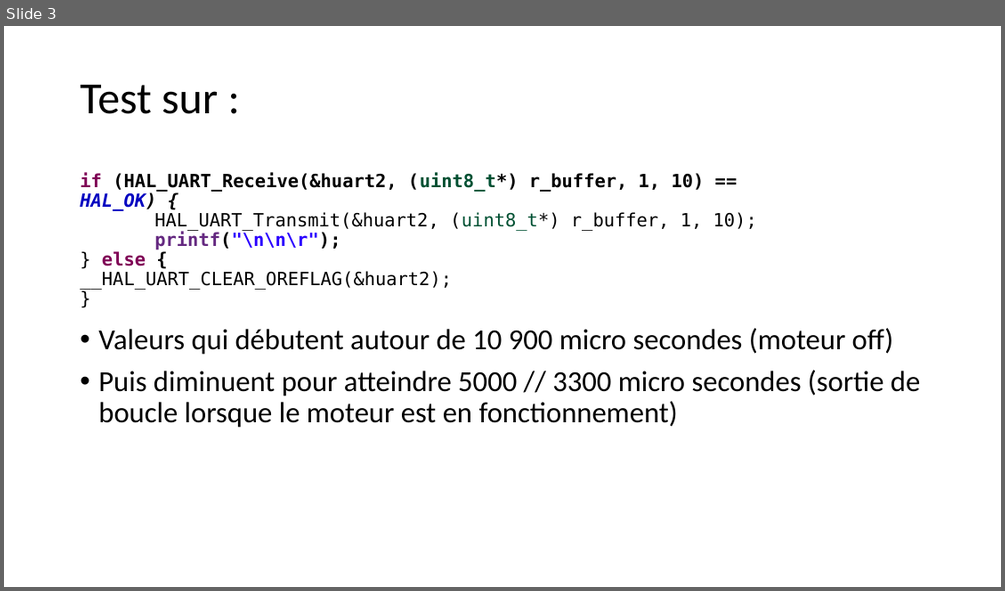
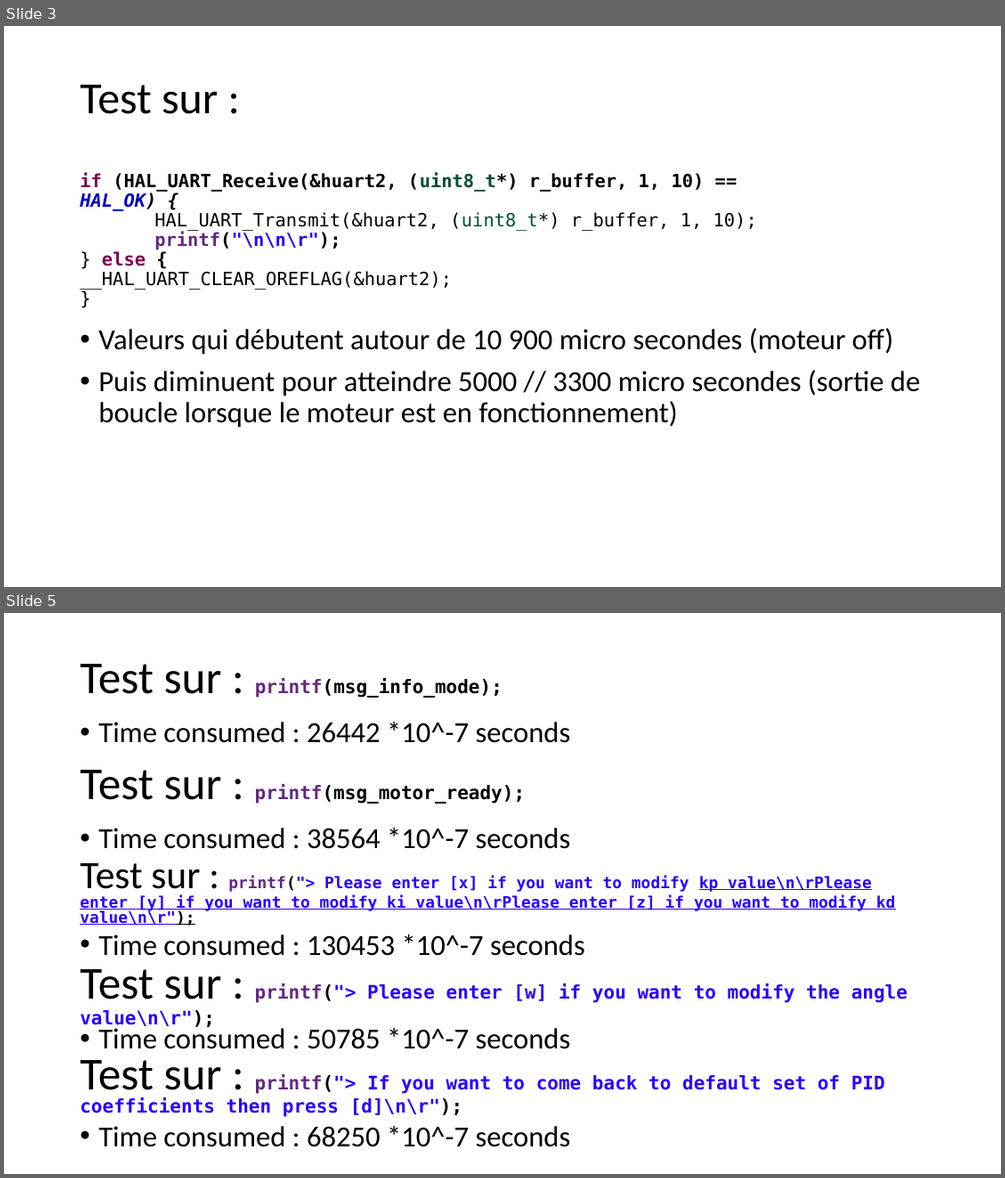
Before and after one commit to InnovationLab-EFREIParis/Stage_1DOF_DroneBench, a slide deck: 01_doc/Presentations/Courte présentation des résultats du compteur - 28_11_22.pptx. Shown one above the other, each under a label of ours: slide 3 before the commit, slides 3 and 5 after it; the slides between them are not shown. The pictures are 1005x591 and 1005x1178 pixels, drawn with LibreOffice and Linux fonts; fonts in the diff are those of the drawing. Boxes give left, top, right and bottom in pixels: in the first picture for what was removed or moved away, otherwise in the second. Text is boxed around its words. In the diff, an @@ line names an element or a change of style, - is before the commit and + after.

```diff
--- a/01_doc/Presentations/Courte présentation des résultats du compteur - 28_11_22.pptx
+++ b/01_doc/Presentations/Courte présentation des résultats du compteur - 28_11_22.pptx
@@ slide 5 added at [4,613,1001,1174], background #FFFFFF @@
@@ title added at [80,664,502,698], 18 pt, text #000000, bold @@
+Test sur : printf(msg_info_mode);
@@ text added at [98,722,571,743], 28 pt, text #000000 @@
+• Time consumed : 26442 *10^-7 seconds
@@ text added at [80,770,525,803], 18 pt, text #000000, bold @@
+Test sur : printf(msg_motor_ready);
@@ text added at [98,827,571,849], 28 pt, text #000000 @@
+• Time consumed : 38564 *10^-7 seconds
@@ text added at [80,863,896,925], 15.3 pt, text #2A00FF, bold, underline @@
+Test sur : printf("> Please enter [x] if you want to modify kp value\n\rPlease enter [y] if you want to modify ki value\n\rPlease enter [z] if you want to modify kd value\n\r");
@@ text added at [98,933,585,956], 28 pt, text #000000 @@
+• Time consumed : 130453 *10^-7 seconds
@@ text added at [80,969,907,1029], 18 pt, text #2A00FF, bold @@
+Test sur : printf("> Please enter [w] if you want to modify the angle value\n\r");
@@ text added at [98,1025,571,1049], 28 pt, text #000000 @@
+• Time consumed : 50785 *10^-7 seconds
@@ text added at [80,1060,885,1117], 18 pt, text #2A00FF, bold @@
+Test sur : printf("> If you want to come back to default set of PID coefficients then press [d]\n\r");
@@ text added at [98,1126,571,1147], 28 pt, text #000000 @@
+• Time consumed : 68250 *10^-7 seconds
```
Also in this commit, not shown: 6 other slides added, 5 other files.
